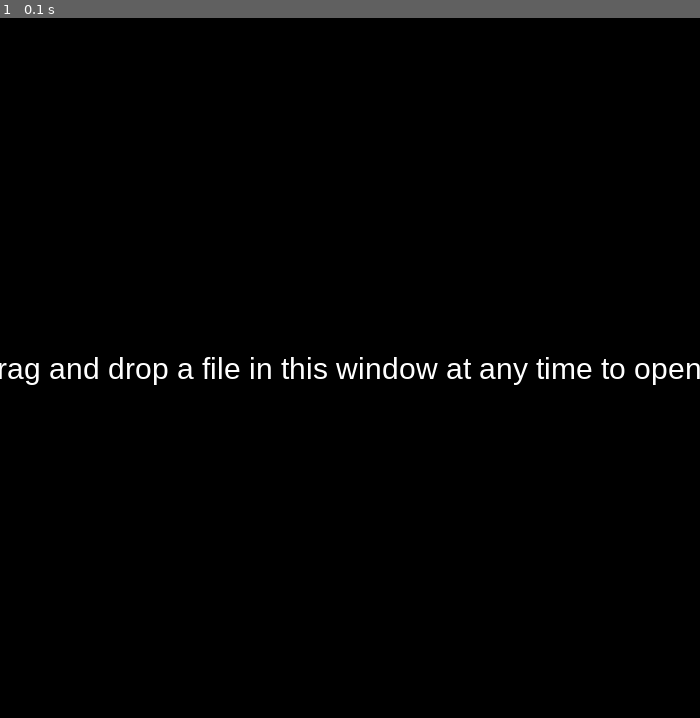
Above: before the commit, frame 1.
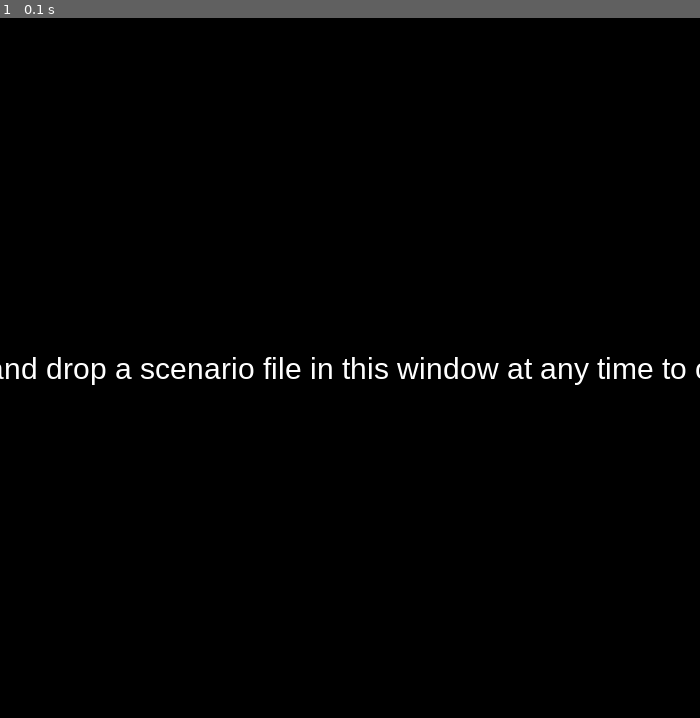
Above: after the commit, the same moment.

Repository: Loupau38/shapez-2-tools
Game: pygame game, started from progression file editor/progression file editor.py
Same seed, same stepped clock (60 frames per second), same inputs: the game is played once before the commit and once after it.
Inputs:
- Up to frame 1 (0.1 s): no input

The runs differ from the first frame. In frame 1, 1.5% of the frame differs, in the area x 0-100%, y 48-53%.

Commit message:
Tweaks and bug fixes to progression file editor

Diff:
--- a/progression file editor/progression file editor.py
+++ b/progression file editor/progression file editor.py
@@ -6,8 +6,15 @@
 import json
 import pygame
 import typing
-import shapeViewer
 import sys
+from string import digits as DIGITS
+
+try:
+    import shapeViewer
+except ModuleNotFoundError:
+    print("File 'shapeViewer.py' is required if using the .py version")
+    input("Press enter to exit")
+    exit()
 
 # Put the file to edit's path here if you can't use drag and drop
 FILE_PATH_OVERRIDE = None
@@ -924,7 +931,6 @@
             moveArrows.append(ContentBoxElem(EMPTY_SURF,hPadding=0,vPadding=0))
         return moveArrows
 
-    DIGITS = [str(i) for i in range(10)]
     def isDigit(char:str):
         return char in DIGITS
 
@@ -1280,6 +1286,7 @@
                             "PreviewImageId" : defaultValues["images"][0],
                             "Title" : defaultValues["nodeTitles"][0],
                             "Description" : defaultValues["nodeDescriptions"][0],
+                            "WikiEntryId" : None,
                             "Lines" : [],
                             "UnlockBuildingVariants" : [],
                             "UnlockLayouts" : [],
@@ -1858,8 +1865,13 @@
             if valueInputNoneClickedCheck():
                 return
 
-    with open(DEFAULT_VALUES_PATH,encoding="utf-8") as f:
-        defaultValues = json.load(f)
+    try:
+        with open(DEFAULT_VALUES_PATH,encoding="utf-8") as f:
+            defaultValues = json.load(f)
+    except FileNotFoundError:
+        print(f"File '{DEFAULT_VALUES_PATH}' not found, make sure to include it in the same folder")
+        input("Press enter to exit")
+        exit()
 
     if SET_DPI_AWARE:
         import ctypes
@@ -2122,7 +2134,7 @@
 
         if screen == "inputFile":
 
-            textLines = ["Drag and drop a file in this window at any time to open it"]
+            textLines = ["Drag and drop a scenario file in this window at any time to open it"]
             if curInputFileError is not None:
                 textLines.append(f"Error while decoding file : {curInputFileError}")
                 if curInputFileError.__cause__ is not None:
Not shown, changed: progression file editor/progression file editor.exe
